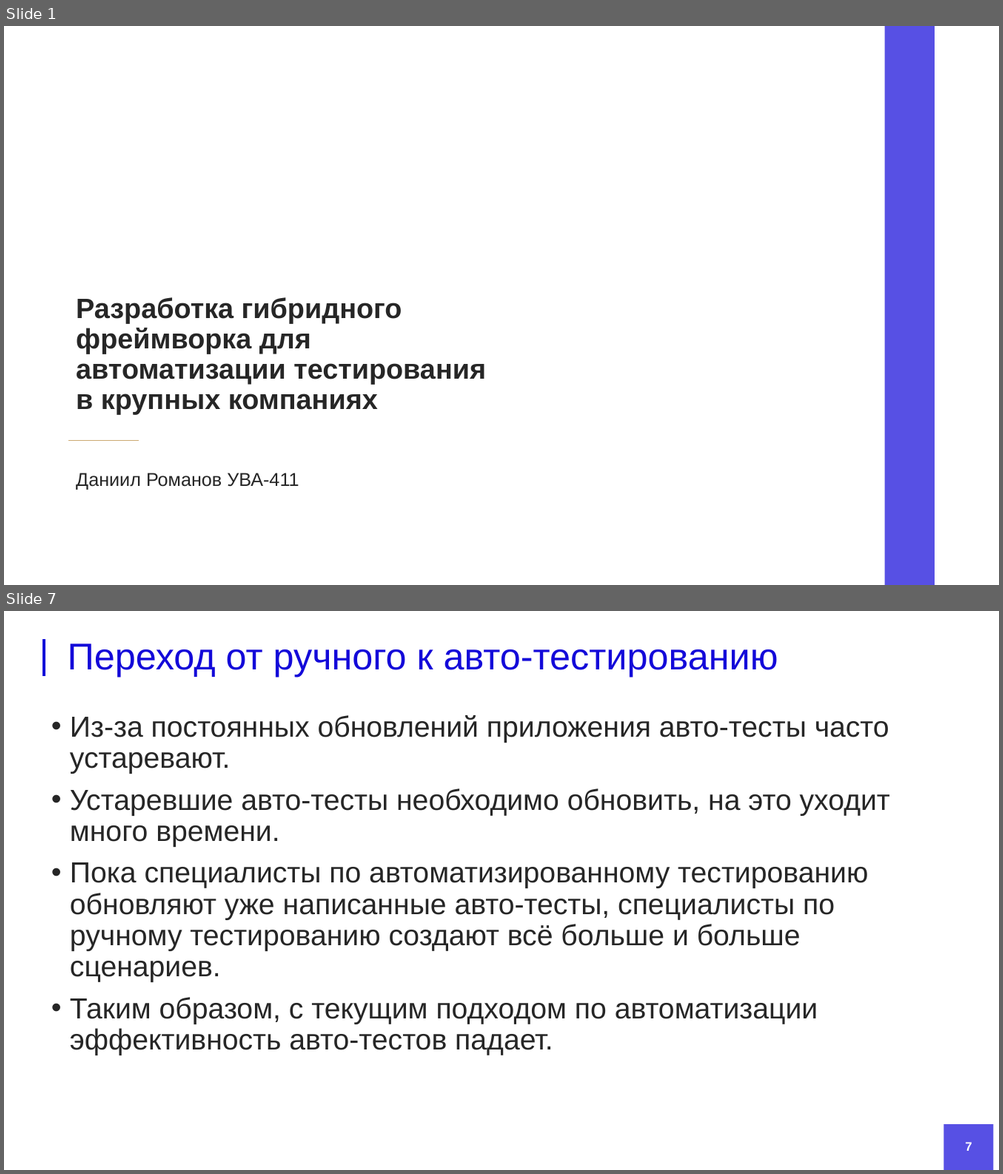
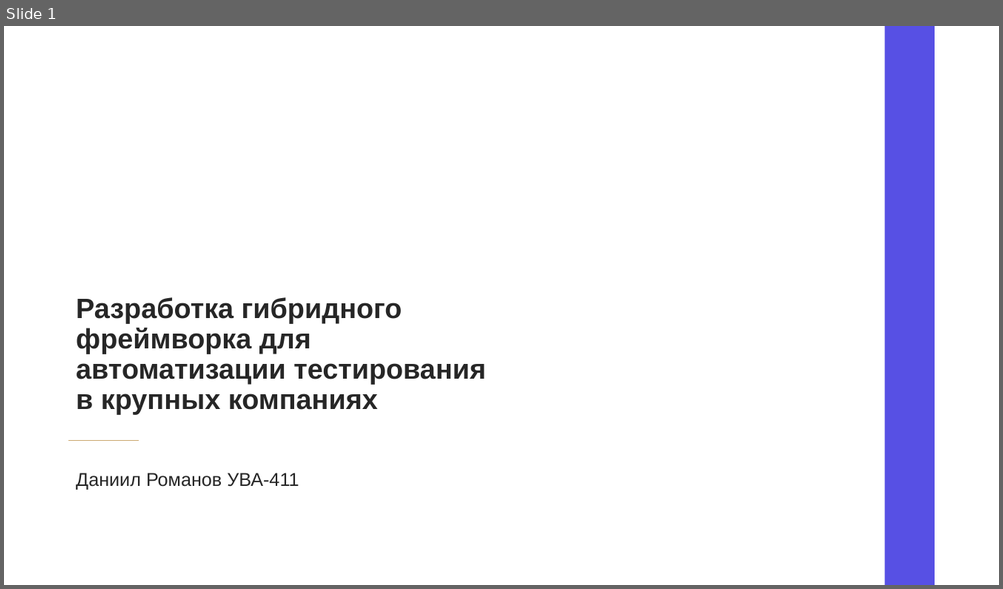
Before and after one commit to DanielRomanoff/practice, a slide deck: презентация.pptx. Shown one above the other, each under a label of ours: slides 1 and 7 before the commit, slide 1 after it; the slides between them are not shown. The pictures are 1003x1174 and 1003x589 pixels, drawn with LibreOffice and Linux fonts; fonts in the diff are those of the drawing; background and template pictures are left out. Boxes give left, top, right and bottom in pixels: in the first picture for what was removed or moved away, otherwise in the second. Text is boxed around its words. In the diff, an @@ line names an element or a change of style, - is before the commit and + after.

```diff
--- a/презентация.pptx
+++ b/презентация.pptx
@@ slide 7 removed at box(4, 611, 999, 1170), background #FFFFFF @@
@@ line removed from (43, 639) to (43, 677) @@
@@ title removed at box(68, 644, 778, 677) @@
-Переход от ручного к авто-тестированию
@@ text removed at box(70, 715, 890, 1056) @@
-• Из-за постоянных обновлений приложения авто-тесты часто устаревают.
-• Устаревшие авто-тесты необходимо обновить, на это уходит много времени.
-• Пока специалисты по автоматизированному тестированию обновляют уже написанные авто-тесты, специалисты по ручному тестированию создают всё больше и больше сценариев.
-• Таким образом, с текущим подходом по автоматизации эффективность авто-тестов падает.
@@ rectangle removed at box(943, 1125, 993, 1170) @@
@@ page number removed at box(965, 1142, 971, 1151) @@
-7
```
Also in this commit, not shown: 4 slides changed, 4 slides added, 4 other slides removed, 2 other files.
